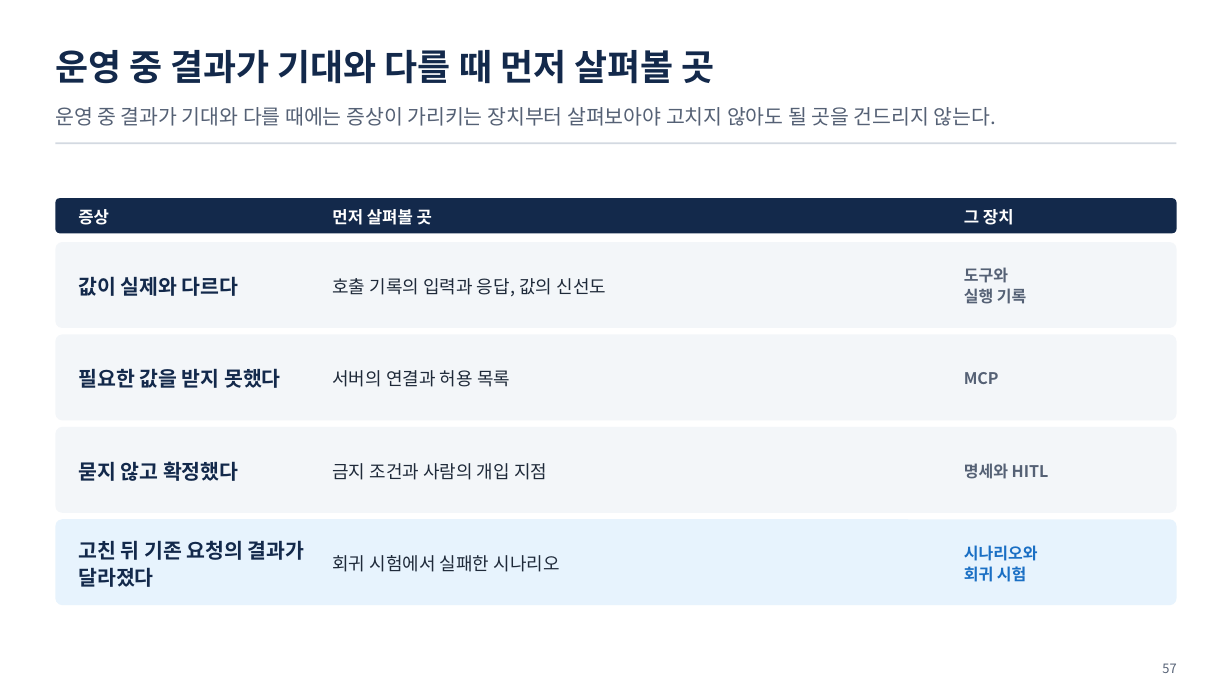
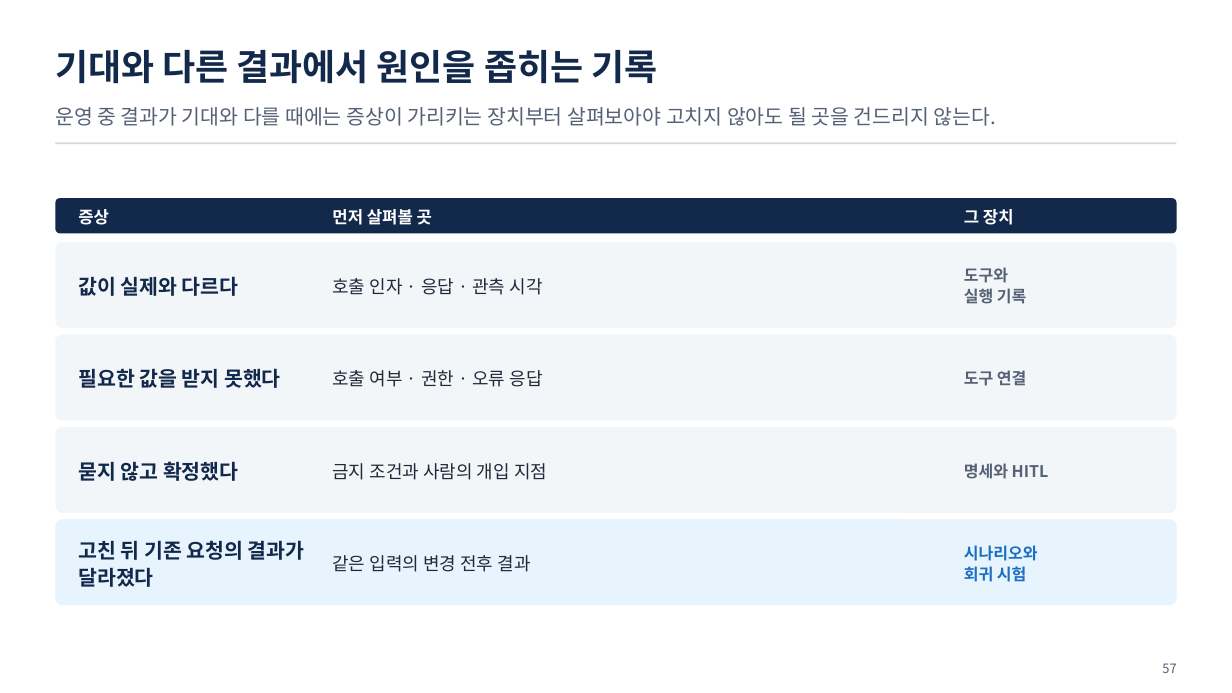
Before and after one commit to uengine-oss/hyd-iot-edu, a slide deck: slide 57 of workspace/강의제작/산출물/통합반/이론/08회차/통합반_08일차.pptx. Drawn at 1232x693 pixels with LibreOffice and Linux fonts; fonts in the diff are those of the drawing. Boxes give left, top, right and bottom in pixels: in the first picture for what was removed or moved away, otherwise in the second. Text is boxed around its words. In the diff, an @@ line names an element or a change of style, - is before the commit and + after.

```diff
--- a/workspace/강의제작/산출물/통합반/이론/08회차/통합반_08일차.pptx
+++ b/workspace/강의제작/산출물/통합반/이론/08회차/통합반_08일차.pptx
@@ text at box(55, 50, 657, 84): text changed @@
-운영 중 결과가 기대와 다를 때 먼저 살펴볼 곳
+기대와 다른 결과에서 원인을 좁히는 기록
@@ text at box(332, 278, 542, 295): text changed @@
-호출 기록의 입력과 응답, 값의 신선도
+호출 인자 · 응답 · 관측 시각
@@ text at box(332, 370, 542, 387): text changed @@
-서버의 연결과 허용 목록
+호출 여부 · 권한 · 오류 응답
@@ text at box(964, 370, 1026, 386): text changed @@
-MCP
+도구 연결
@@ text at box(332, 555, 531, 572): text changed @@
-회귀 시험에서 실패한 시나리오
+같은 입력의 변경 전후 결과
```
Also in this commit, not shown: 7 other slides changed, 6 other files.
